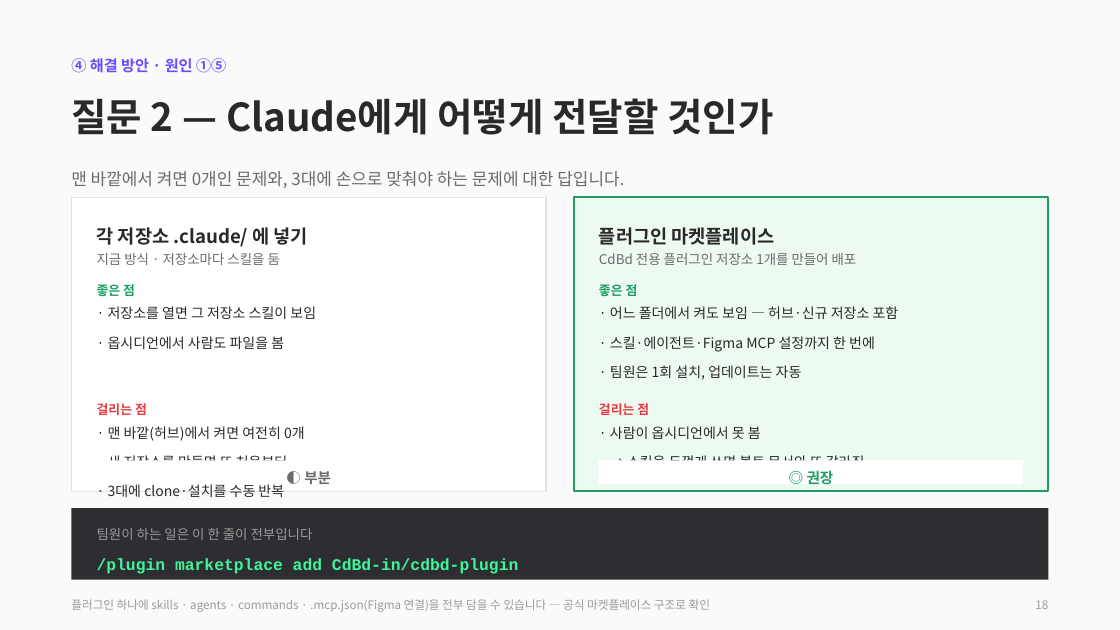
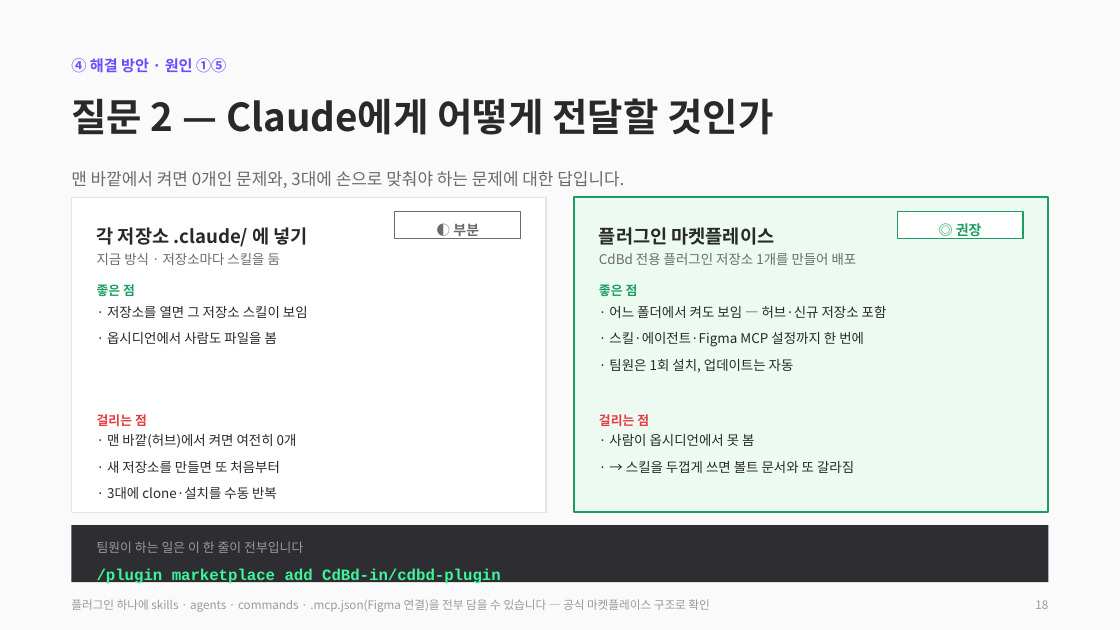
Before and after one commit to CdBd-in/design, a slide deck: slide 18 of CdBd 문서 체계 진단 및 개편 제안.pptx. Drawn at 1120x630 pixels with LibreOffice and Linux fonts; fonts in the diff are those of the drawing. Boxes give left, top, right and bottom in pixels: in the first picture for what was removed or moved away, otherwise in the second. Text is boxed around its words. In the diff, an @@ line names an element or a change of style, - is before the commit and + after.

```diff
--- a/CdBd 문서 체계 진단 및 개편 제안.pptx
+++ b/CdBd 문서 체계 진단 및 개편 제안.pptx
@@ rectangle: place and size @@
-rectangle at [71, 197, 546, 492]
+rectangle at [71, 197, 546, 513]
@@ rectangle: place and size @@
-rectangle at [574, 197, 1049, 492]
+rectangle at [574, 197, 1049, 513]
@@ text "◐ 부분": place and size @@
-text "◐ 부분" at [304, 471, 331, 485]
+text "◐ 부분" at [453, 224, 479, 239]
@@ text "◐ 부분" at [453, 224, 479, 239]: size 12.5 to 12 pt @@
@@ rectangle: place and size @@
-rectangle at [97, 460, 521, 484]
+rectangle at [395, 212, 521, 239]
@@ rectangle at [395, 212, 521, 239]: outline none to #6B6B6B 1 pt @@
@@ text "◎ 권장" at [956, 223, 982, 239]: size 12.5 to 12 pt @@
@@ text "◎ 권장": place and size @@
-text "◎ 권장" at [807, 471, 834, 485]
+text "◎ 권장" at [956, 223, 982, 239]
@@ rectangle: place and size @@
-rectangle at [599, 460, 1023, 484]
+rectangle at [897, 212, 1023, 239]
@@ rectangle at [897, 212, 1023, 239]: outline none to #1C9E63 1 pt @@
@@ text "걸리는 점": place and size @@
-text "걸리는 점" at [97, 403, 147, 415]
+text "걸리는 점" at [97, 414, 147, 426]
@@ text "걸리는 점": place and size @@
-text "걸리는 점" at [599, 403, 649, 415]
+text "걸리는 점" at [599, 414, 649, 426]
@@ text "· 맨 바깥(허브)에서 켜면 여전히 ...": place and size @@
-text "· 맨 바깥(허브)에서 켜면 여전히 ..." at [108, 426, 305, 497]
+text "· 맨 바깥(허브)에서 켜면 여전히 ..." at [107, 434, 297, 499]
@@ size 12 to 11.5 pt; line spacing 1.4 to 1.35; less space between paragraphs in 4 elements at [107, 306, 308, 344], [609, 306, 887, 373], [107, 434, 297, 499], [609, 434, 854, 473] @@
@@ text "· 사람이 옵시디언에서 못 봄": place and size @@
-text "· 사람이 옵시디언에서 못 봄" at [610, 426, 865, 471]
+text "· 사람이 옵시디언에서 못 봄" at [609, 434, 854, 473]
@@ rectangle: place and size @@
-rectangle at [71, 508, 1049, 580]
+rectangle at [71, 525, 1049, 582]
@@ text "팀원이 하는 일은 이 한 ...": place and size @@
-text "팀원이 하는 일은 이 한 ..." at [97, 528, 518, 574]
+text "팀원이 하는 일은 이 한 ..." at [97, 541, 501, 586]
@@ text "팀원이 하는 일은 이 한 ..." at [97, 541, 501, 586]: size 11.5 to 11 pt in "팀원이 하는 일은 이 한 줄이 전부입니다"; size 14 to 13.5 pt in "/plugin marketplace add CdBd-in/cdbd-plugin"; less space between paragraphs @@
```
Also in this commit, not shown: 1 other slide changed, 1 other file.
